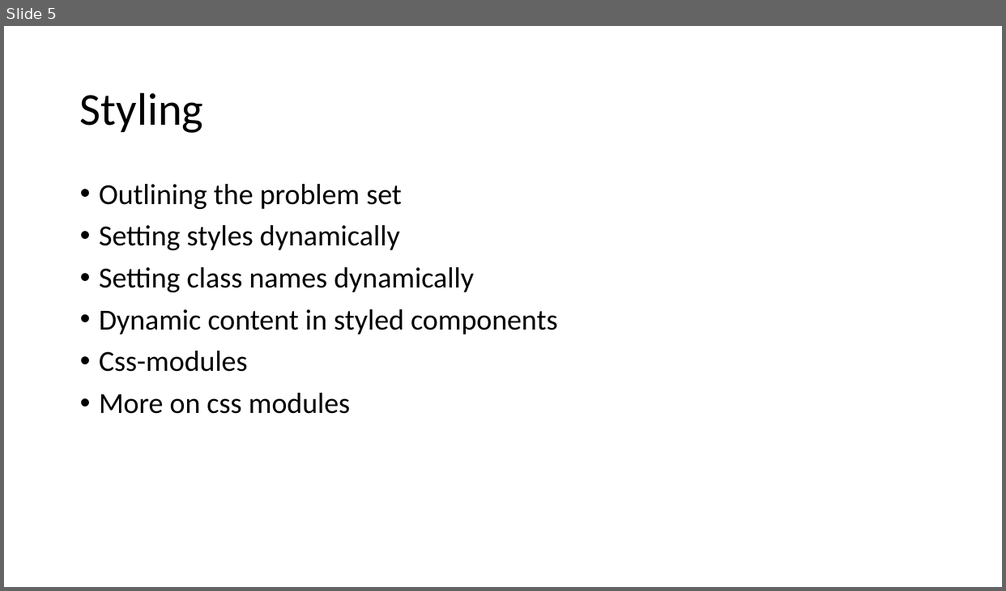
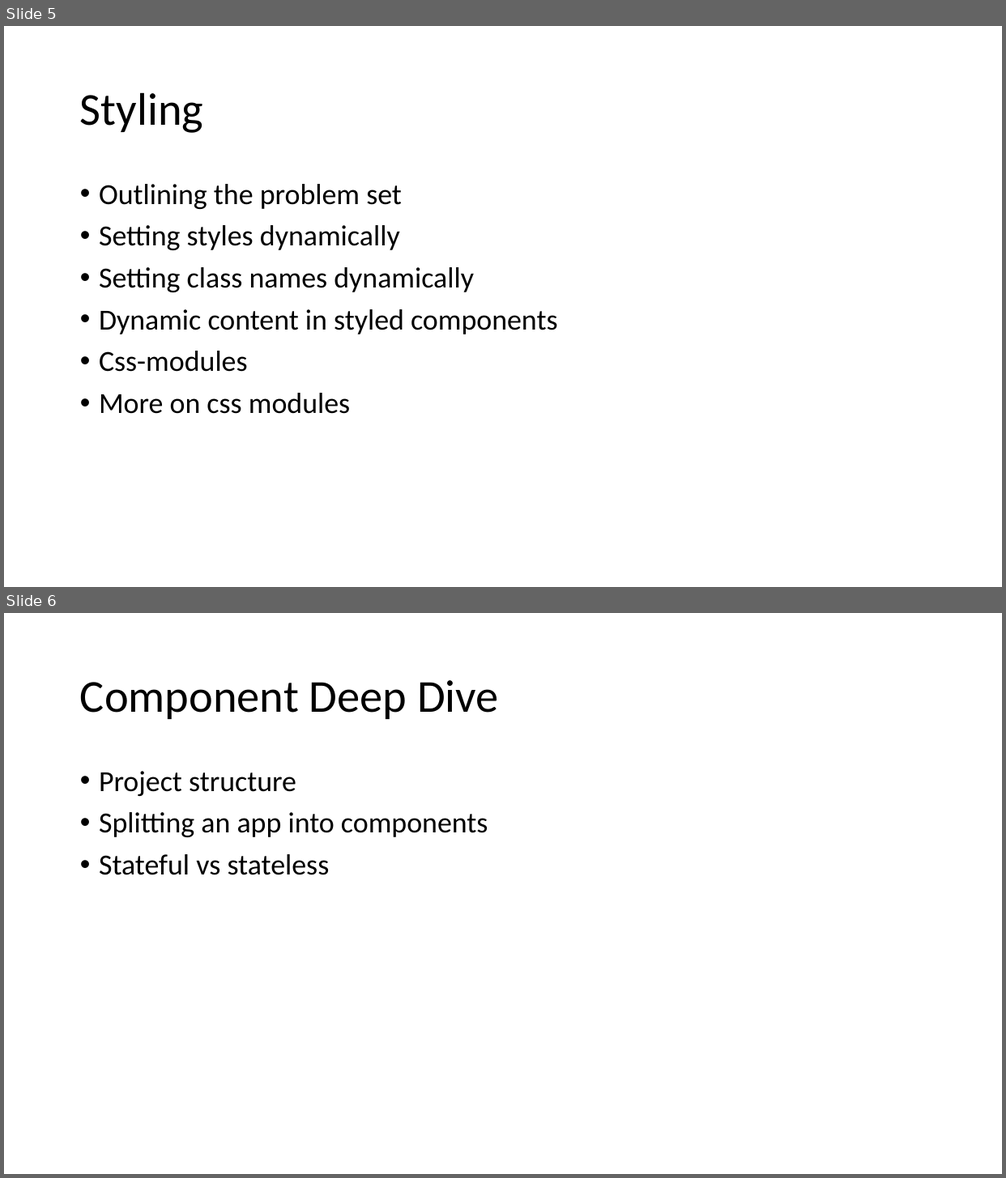
Before and after one commit to PiyushChaturvedii/batch03, a slide deck: Create-react-app.pptx. Shown one above the other, each under a label of ours: slide 5 before the commit, slides 5 and 6 after it. The pictures are 1006x591 and 1006x1178 pixels, drawn with LibreOffice and Linux fonts; fonts in the diff are those of the drawing. Boxes give left, top, right and bottom in pixels: in the first picture for what was removed or moved away, otherwise in the second. Text is boxed around its words. In the diff, an @@ line names an element or a change of style, - is before the commit and + after.

Commit message:
component splitting

```diff
--- a/Create-react-app.pptx
+++ b/Create-react-app.pptx
@@ slide 6 added at bbox=[4, 613, 1002, 1174], background #FFFFFF @@
@@ title added at bbox=[80, 680, 499, 719], 44 pt, text #000000 @@
+Component Deep Dive
@@ text added at bbox=[99, 771, 488, 875], 28 pt, text #000000 @@
+• Project structure
+• Splitting an app into components
+• Stateful vs stateless
```
Also in this commit, not shown: 3 other slides added, 59 other files.
